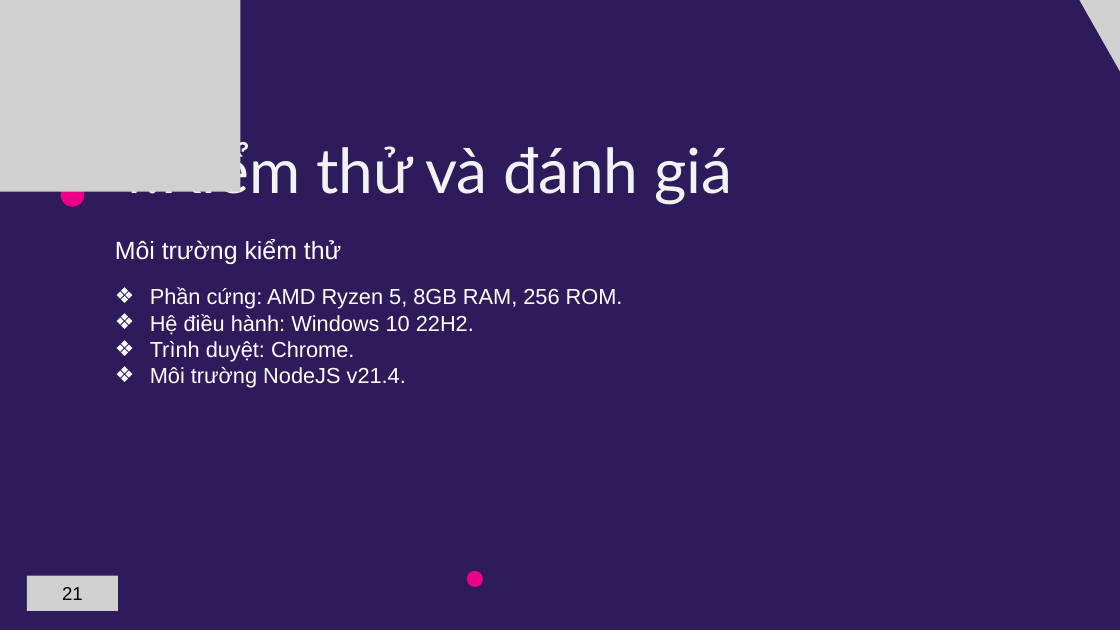
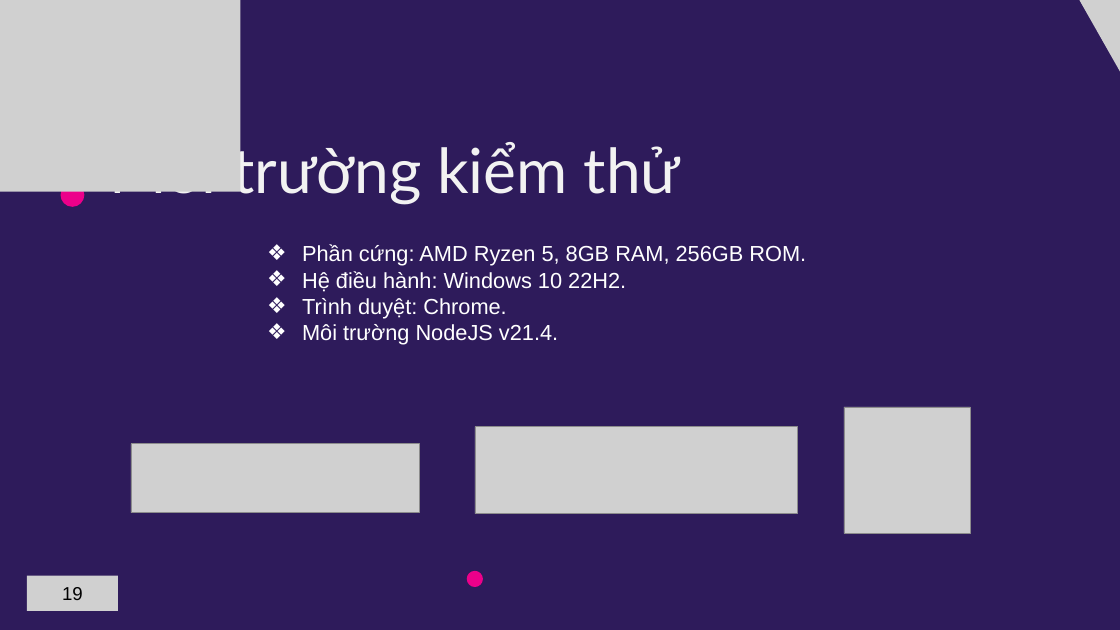
Before and after one commit to B2012257/lvtn_indieGameForum, a slide deck: slide 23 of docs/gameIndiePPT.pptx (slide 21 before the commit). Drawn at 1120x630 pixels with LibreOffice and Linux fonts; fonts in the diff are those of the drawing; grey boxes stand for pictures. Boxes give left, top, right and bottom in pixels: in the first picture for what was removed or moved away, otherwise in the second. Text is boxed around its words. In the diff, an @@ line names an element or a change of style, - is before the commit and + after.

```diff
--- a/docs/gameIndiePPT.pptx
+++ b/docs/gameIndiePPT.pptx
@@ text at (x1=109, y1=139, x2=680, y2=205): text changed @@
-4.Kiểm thử và đánh giá
+Môi trường kiểm thử
@@ text removed at (x1=115, y1=239, x2=341, y2=264) @@
-Môi trường kiểm thử
@@ text "Phần cứng: AMD Ryzen 5, ..." moved from (x1=150, y1=287, x2=623, y2=388) to (x1=302, y1=244, x2=806, y2=345) @@
@@ text at (x1=302, y1=244, x2=806, y2=266): text changed @@
-❖ Phần cứng: AMD Ryzen 5, 8GB RAM, 256 ROM.
+❖ Phần cứng: AMD Ryzen 5, 8GB RAM, 256GB ROM.
@@ picture added at (x1=844, y1=407, x2=970, y2=534) @@
@@ picture added at (x1=131, y1=444, x2=419, y2=512) @@
@@ picture added at (x1=475, y1=427, x2=798, y2=514) @@
@@ text at (x1=62, y1=587, x2=83, y2=600): text changed @@
-21
+19
```
Also in this commit, not shown: 22 other slides changed, 2 slides added, 32 other files.
